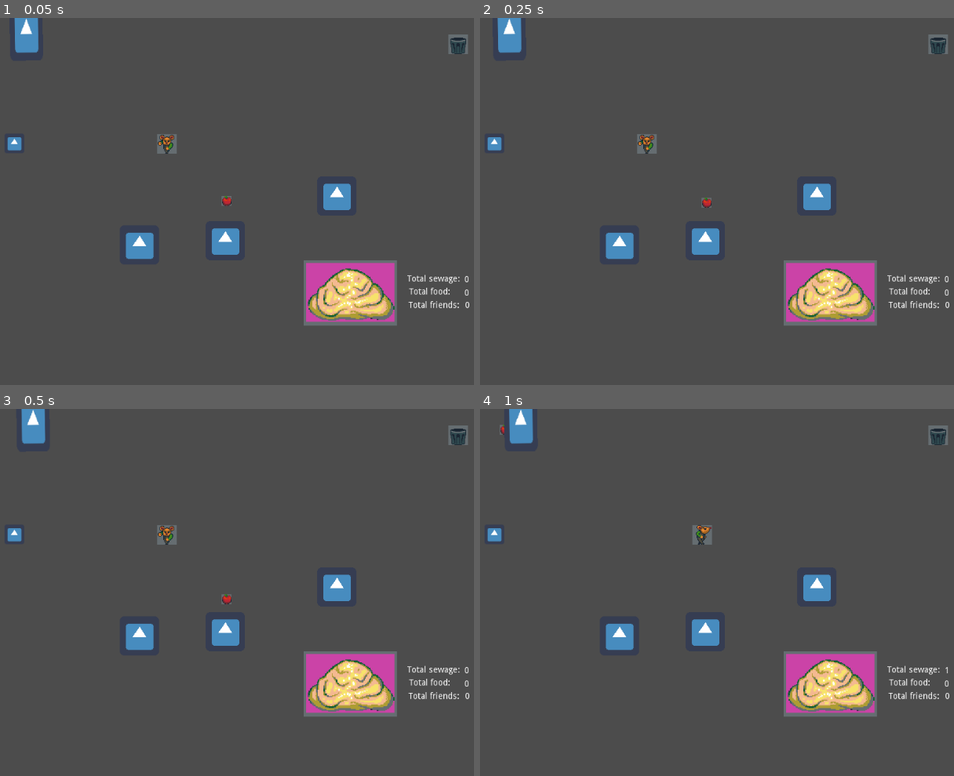
Above: before the commit, frames 1-4 (two rows, left to right).
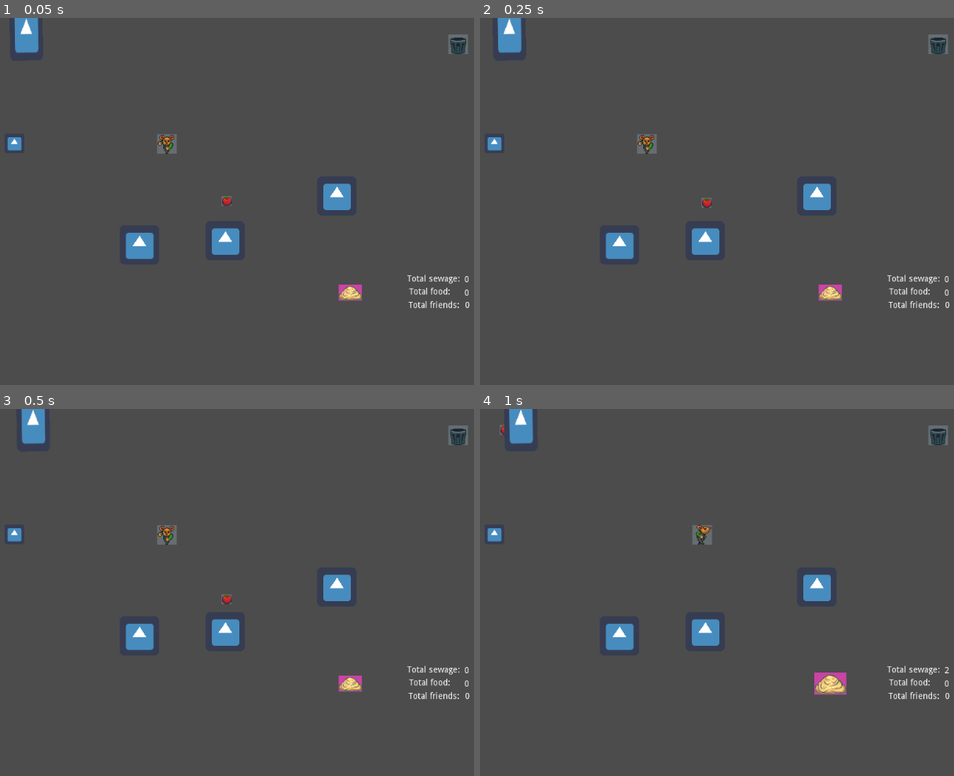
Above: after the commit, the same moments.

Repository: darthbeeblebrox/gamejam2
Game: Godot game, scene res://Scenes/Main.tscn
The game is run twice, just before and just after one commit, with the same random seed, the same clock (stepped at 60 frames per second) and the same inputs. The engine's default icon, where the game draws it, is replaced by a stand-in: a white triangle on a blue panel in a dark square.
Inputs:
- Up to frame 1 (0.05 s): no input
- Up to frame 2 (0.25 s): no input
- Up to frame 3 (0.5 s): no input
- Up to frame 4 (1 s): tap Enter (ui_accept) at 0.5, 0.77 s; hold Right (ui_right) from 0.53 s (still down)

The runs differ from the first frame. In frame 1, 3.4% of the frame differs, in the area x 64-84%, y 66-84%; in frame 2, 3.4%; in frame 3, 3.4%; in frame 4, 3.4%.

Commit message:
Size-changing fatberg

Diff:
--- a/Scenes/Fatberg.tscn
+++ b/Scenes/Fatberg.tscn
@@ -1,10 +1,11 @@
-[gd_scene load_steps=2 format=2]
+[gd_scene load_steps=3 format=2]
 
 [ext_resource path="res://Sprites/Items/fatberg.png" type="Texture" id=1]
+[ext_resource path="res://Scripts/Fatberg.gd" type="Script" id=2]
 
 [node name="Fatberg" type="Node2D"]
+script = ExtResource( 2 )
 
 [node name="Sprite" type="Sprite" parent="."]
 position = Vector2( 0, 2 )
-scale = Vector2( 0.25, 0.25 )
 texture = ExtResource( 1 )
--- /dev/null
+++ b/Scripts/Fatberg.gd
@@ -0,0 +1,15 @@
+extends Node2D
+
+
+func _ready():
+	ScoreSingleton.connect("sewage_changed", self, "change_scale")
+	change_scale()
+
+
+func change_scale():
+	var gamma = 0.25
+	var scale = gamma + 2.0*(1.0-gamma)*ScoreSingleton.fraction_max_sewage()
+	scale = clamp(scale, 0.1, 2.0)
+
+	$Sprite.scale.x = scale
+	$Sprite.scale.y = scale
--- a/Scripts/ScoreSingleton.gd
+++ b/Scripts/ScoreSingleton.gd
@@ -1,9 +1,10 @@
 extends Node
 
-export var TOTAL_SEWAGE = 0
+export var TOTAL_SEWAGE = 1
 export var TOTAL_FOOD = 0
 export var TOTAL_FRIENDS = 0
 export var FOOD_PER_FRIEND = 5
+export var MAX_SEWAGE = 10
 
 signal sewage_changed
 signal food_changed
@@ -33,3 +34,7 @@
 	if has_enough_food():
 		add_friend(1)
 		add_food(-5)
+
+
+func fraction_max_sewage():
+	return float(TOTAL_SEWAGE) / float(MAX_SEWAGE)
Binary file changed: Sprites/Items/fatberg.png
